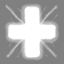
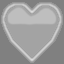
Comparing the layer stacks of the two 64 x 64 images. Changes:
added layer "Heart Particle" above "Heal Particle" over [1, 2, 63, 63]
hid "Heal Particle" over [4, 3, 60, 61]
